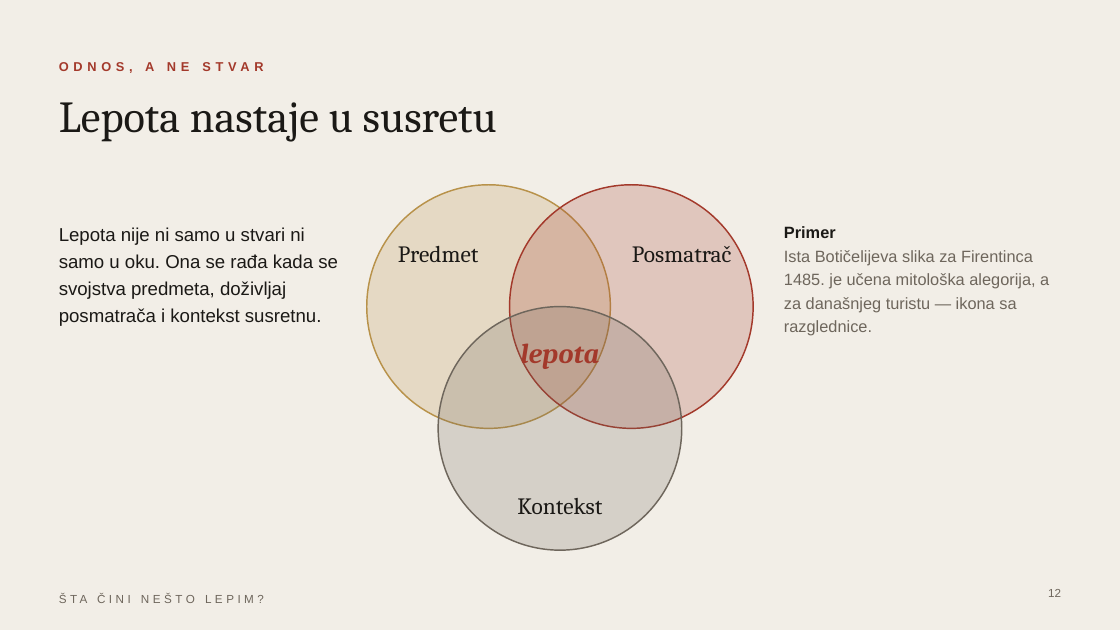
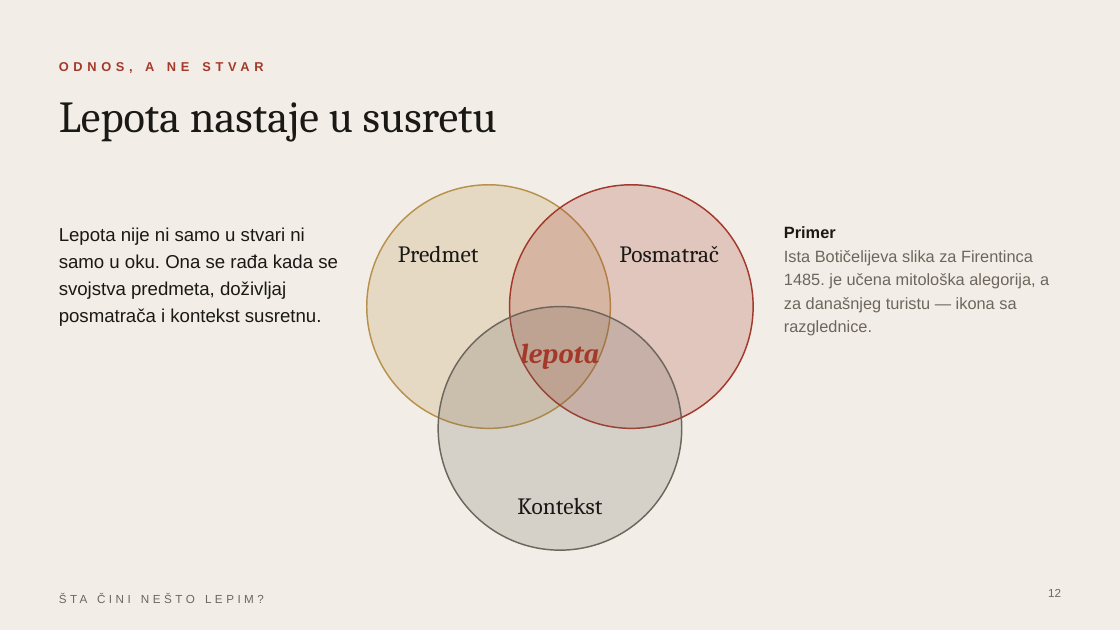
Before and after one commit to aalleekkk/presentation-test, a slide deck: slide 12 of Sta_cini_nesto_lepim.pptx. Drawn at 1120x630 pixels with LibreOffice and Linux fonts; fonts in the diff are those of the drawing. Boxes give left, top, right and bottom in pixels: in the first picture for what was removed or moved away, otherwise in the second. Text is boxed around its words. In the diff, an @@ line names an element or a change of style, - is before the commit and + after.

```diff
--- a/Sta_cini_nesto_lepim.pptx
+++ b/Sta_cini_nesto_lepim.pptx
@@ text "Posmatrač": place and size @@
-text "Posmatrač" at (632, 246, 732, 262)
+text "Posmatrač" at (619, 246, 719, 263)
```
Also in this commit, not shown: 12 other slides changed.
